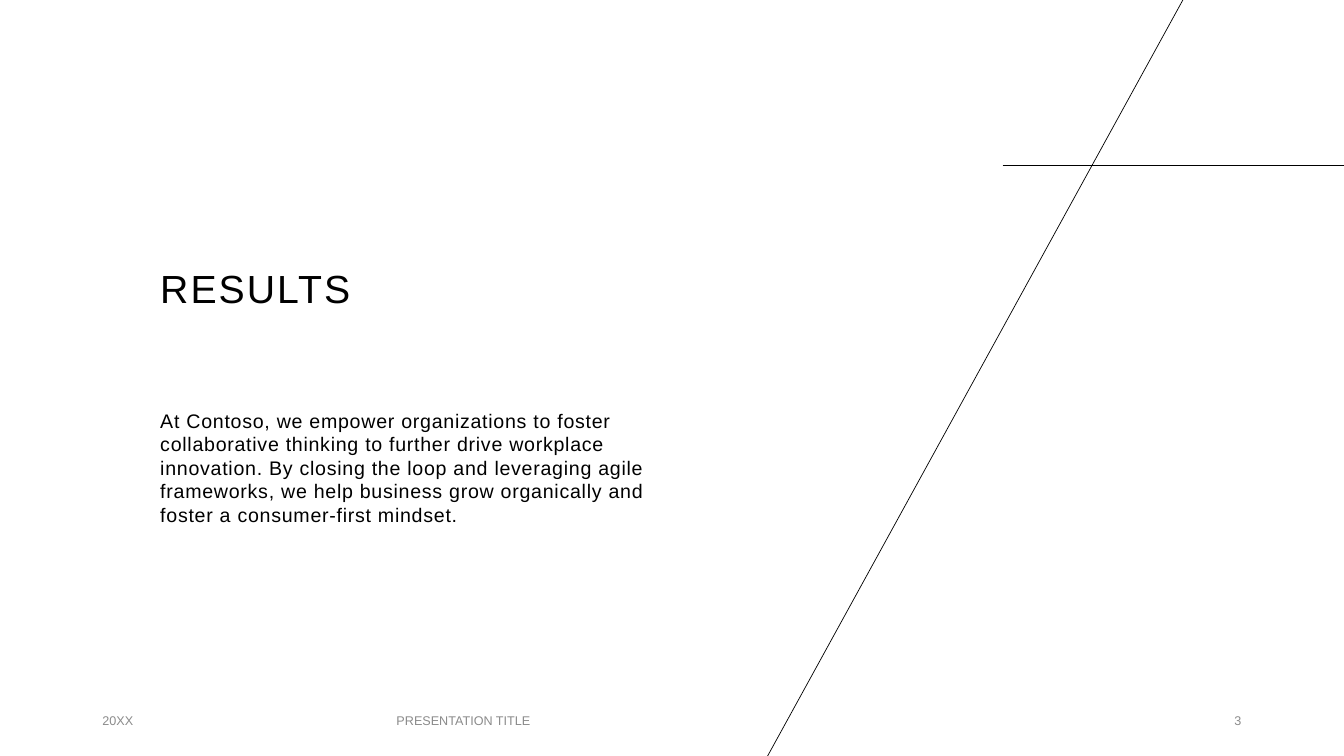
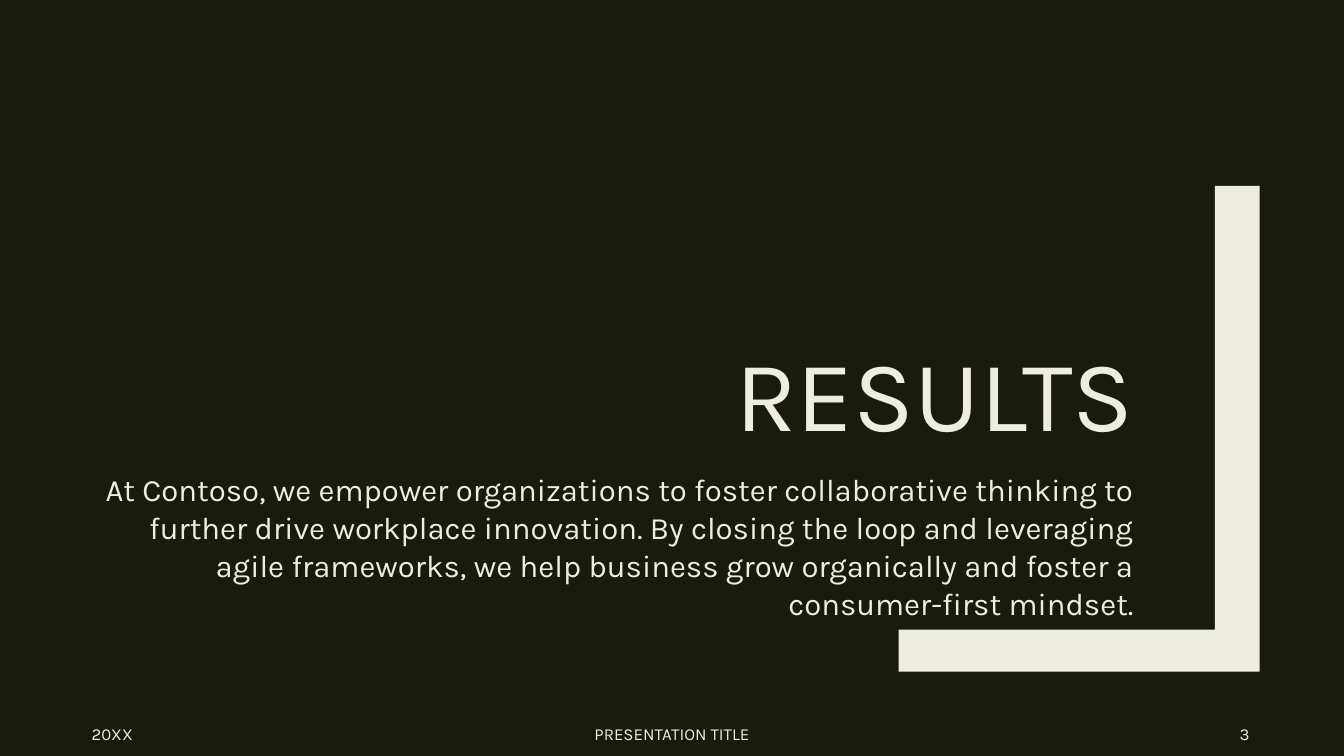
Before and after one commit to nottedy94/COAD-Final, a slide deck: slide 3 of Pollinator abundance survey.pptx. Drawn at 1344x756 pixels with LibreOffice and Linux fonts; fonts in the diff are those of the drawing. Boxes give left, top, right and bottom in pixels: in the first picture for what was removed or moved away, otherwise in the second. Text is boxed around its words. In the diff, an @@ line names an element or a change of style, - is before the commit and + after.

```diff
--- a/Pollinator abundance survey.pptx
+++ b/Pollinator abundance survey.pptx
@@ background #FFFFFF to #191B0E @@
@@ line removed from (1185, 0) to (766, 756) @@
@@ title "RESULTS" moved from (x1=160, y1=275, x2=350, y2=304) to (x1=735, y1=366, x2=1134, y2=433) @@
@@ title "RESULTS" at (x1=735, y1=366, x2=1134, y2=433): size 28 to 72 pt, font Arial to Karla, text colour #000000 to #EFEDE3, letter spacing 1.5 to 0 pt; alignment left to right; line spacing 0.9 to 0.89 @@
@@ line removed from (1003, 165) to (1344, 165) @@
@@ freeform shape added at (x1=899, y1=186, x2=1260, y2=671), fill #EFEDE3 @@
@@ text "At Contoso, we empower organizations ..." moved from (x1=160, y1=413, x2=643, y2=523) to (x1=106, y1=479, x2=1133, y2=585) @@
@@ text "At Contoso, we empower organizations ..." at (x1=106, y1=479, x2=1133, y2=585): size 14 to 22.2 pt, font Arial to Karla, text colour #000000 to #EFEDE3, letter spacing 0.5 to 0 pt; alignment left to right; line spacing 1 to 1.02; less space between paragraphs @@
@@ text "20XX" moved from (x1=102, y1=716, x2=133, y2=725) to (x1=92, y1=729, x2=133, y2=740) @@
@@ size 9 to 12 pt, font Arial to Karla, text colour #8C8C8C to #EFEDE3 in 3 elements at (x1=92, y1=729, x2=133, y2=740), (x1=1240, y1=729, x2=1250, y2=740), (x1=594, y1=729, x2=750, y2=740) @@
@@ text "PRESENTATION TITLE" moved from (x1=396, y1=716, x2=530, y2=725) to (x1=594, y1=729, x2=750, y2=740) @@
@@ page number moved from (x1=1234, y1=716, x2=1241, y2=725) to (x1=1240, y1=729, x2=1250, y2=740) @@
```
Also in this commit, not shown: 2 other slides changed, 1 slide added, 1 slide removed, 5 other files.
